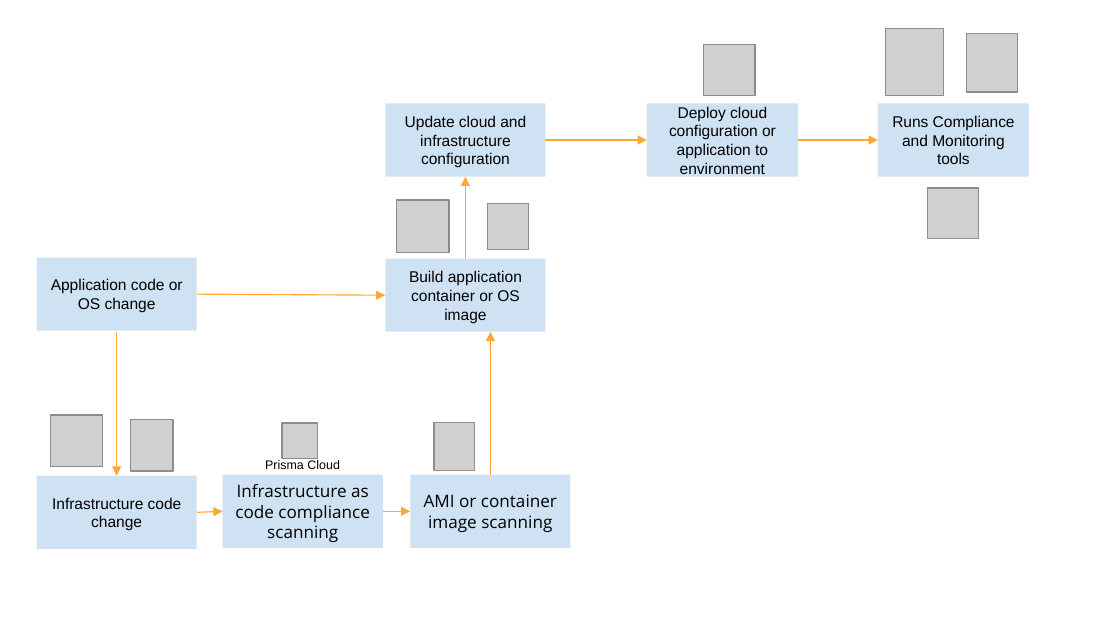
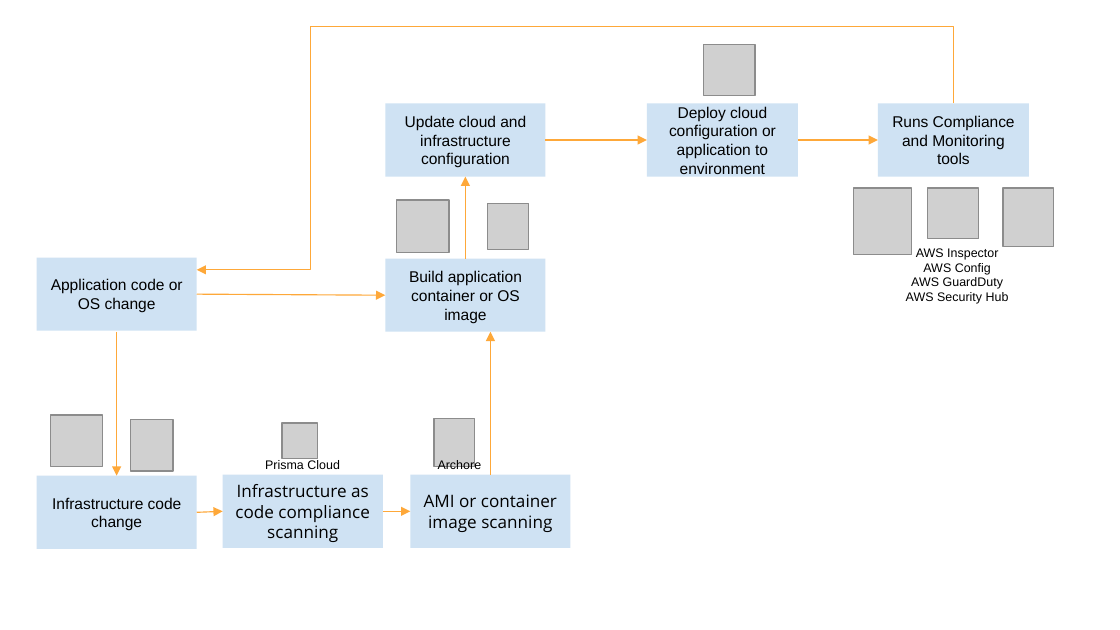
Before and after one commit to fthiagomedeiros/cloud-architect-project3, a slide deck: slide 1 of starter/DevOpsPipeline.pptx. Drawn at 1120x630 pixels with LibreOffice and Linux fonts; fonts in the diff are those of the drawing; grey boxes stand for pictures. Boxes give left, top, right and bottom in pixels: in the first picture for what was removed or moved away, otherwise in the second. Text is boxed around its words. In the diff, an @@ line names an element or a change of style, - is before the commit and + after.

```diff
--- a/starter/DevOpsPipeline.pptx
+++ b/starter/DevOpsPipeline.pptx
@@ elbow arrow added from (953, 103) to (197, 270), #FEA83A 0.75 pt @@
@@ picture moved from (x1=886, y1=29, x2=944, y2=96) to (x1=853, y1=188, x2=912, y2=255) @@
@@ picture moved from (x1=967, y1=34, x2=1017, y2=92) to (x1=1004, y1=188, x2=1054, y2=246) @@
@@ text added at (x1=906, y1=248, x2=1009, y2=304), 8 pt, text #000000 @@
+AWS Inspector
+AWS Config
+AWS GuardDuty
+AWS Security Hub
@@ picture moved from (x1=435, y1=422, x2=475, y2=470) to (x1=435, y1=418, x2=475, y2=466) @@
@@ text added at (x1=438, y1=459, x2=482, y2=472), 8 pt, text #000000 @@
+Archore
```
Also in this commit, not shown: 3 other files.
